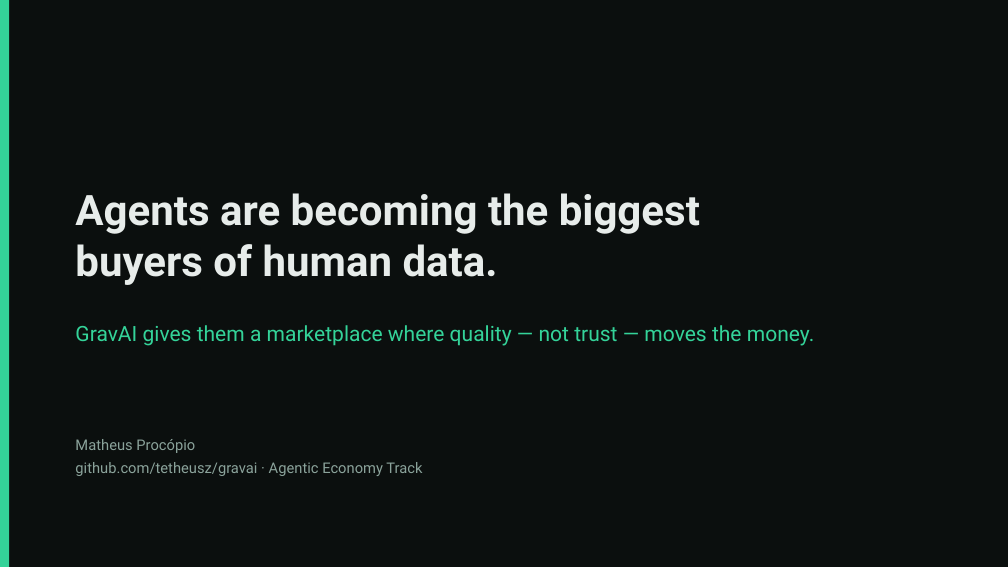
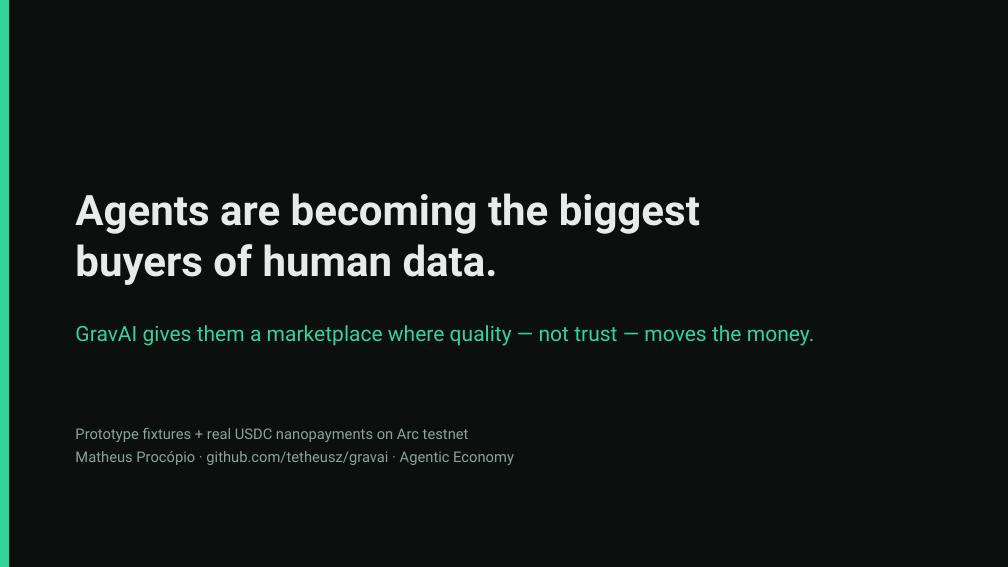
Before and after one commit to tetheusz/gravai, a slide deck: slide 11 of gravai-deck.pptx (slide 10 before the commit). Drawn at 1008x567 pixels with LibreOffice and Linux fonts; fonts in the diff are those of the drawing. Boxes give left, top, right and bottom in pixels: in the first picture for what was removed or moved away, otherwise in the second. Text is boxed around its words. In the diff, an @@ line names an element or a change of style, - is before the commit and + after.

```diff
--- a/gravai-deck.pptx
+++ b/gravai-deck.pptx
@@ text at (75, 428, 514, 465): text changed @@
-Matheus Procópio
-github.com/tetheusz/gravai · Agentic Economy Track
+Prototype fixtures + real USDC nanopayments on Arc testnet
+Matheus Procópio · github.com/tetheusz/gravai · Agentic Economy
```
Also in this commit, not shown: 1 slide added, 16 other files.
